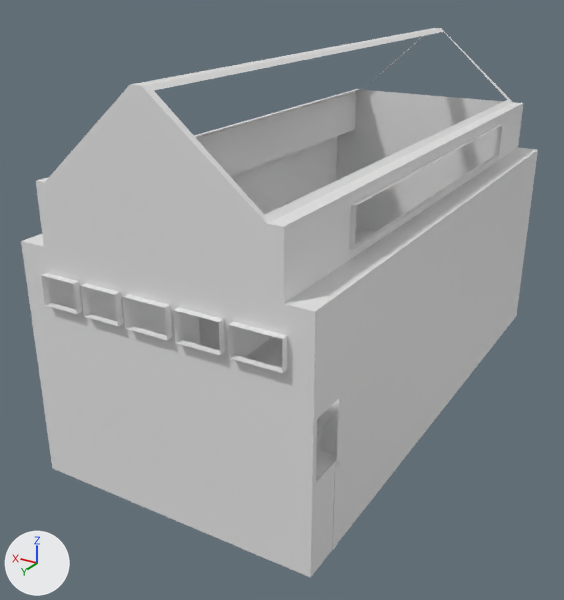
The FBX model Assets/Levels/Level_1.FBX, before and after one commit.
Before and after are seen from a 50 mm camera at (-212.0, 647.0, 251.0) aimed at (40.0, 226.0, 40.0). Every picture has the same lights, and +X, +Y and +Z are marked at lower left. Where no turn or scale is listed for an object, it has been applied to the vertices. Vertices at the same position are counted once.

In view in the first picture: 'Big_Yashik', 'Floor_zal', 'Stairs', 'Zavod_geometry'.
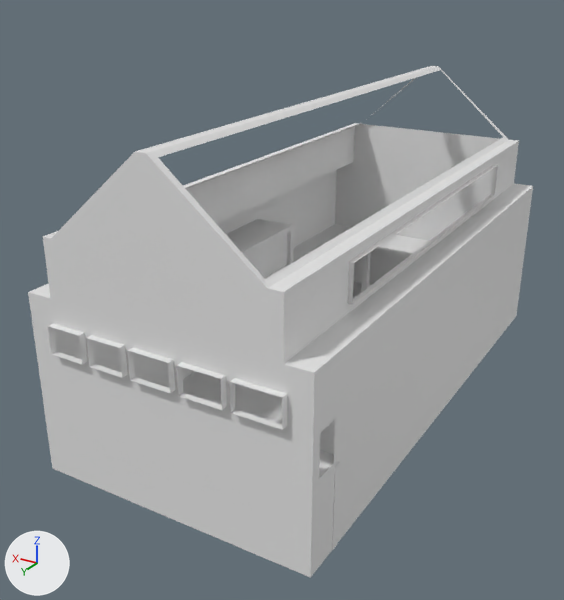
Commit message: Update level geometry

Where the newer file only moved an object's origin or applied its transform, the numbers keep the older frame.

Where the change shows, as pixel boxes [x1, y1, x2, y2] in the pictures (564 x 600 px):
'Zavod_geometry', reshaped, rescaled (7% shorter): before [21, 28, 538, 578]; after [28, 66, 533, 578]
'Floor_zal', unchanged, uncovered by the edit: before [244, 337, 282, 368]; after [183, 282, 371, 422]
'Budka_geometry', unchanged, uncovered by the edit: after [226, 219, 293, 279]

The edits, one by one:
me_mesh_001 is used by ob_zavod_geometry; location (0.3, -0.1, 0.0); scale (0.283, 0.283, 0.283).
me_mesh_001 had 122 vertices, 208 faces and spanned x -296.0..267.0, y 278.0..1451.0, z 0.0..735.0.
me_mesh_001 now has 122 vertices, 208 faces and spans x -8388.0..7580.0, y 7880.0..41113.0, z 0.0..18209.0.
me_mesh_001 part 1: 122 of 122 vertices moved; they spanned x -296.0..267.0, y 278.0..1451.0, z 0.0..735.0 and now span x -8388.0..7580.0, y 7880.0..41113.0, z 0.0..18209.0; mean shift (-1730.0, 29502.0, 8741.0); largest move (-19.0, 1438.0, 732.0) -> (-529.0, 40747.0, 18107.0).
Object 'Zavod_geometry' (ob_zavod_geometry) is rescaled from (0.283, 0.283, 0.283) to (0.01, 0.01, 0.01).
